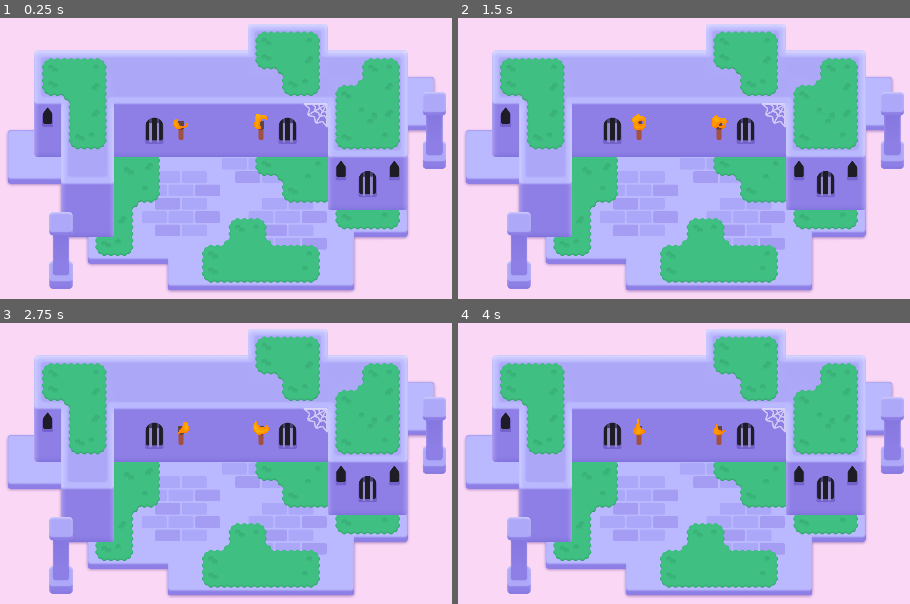
Above: before the commit, frames 1-4 (two rows, left to right).
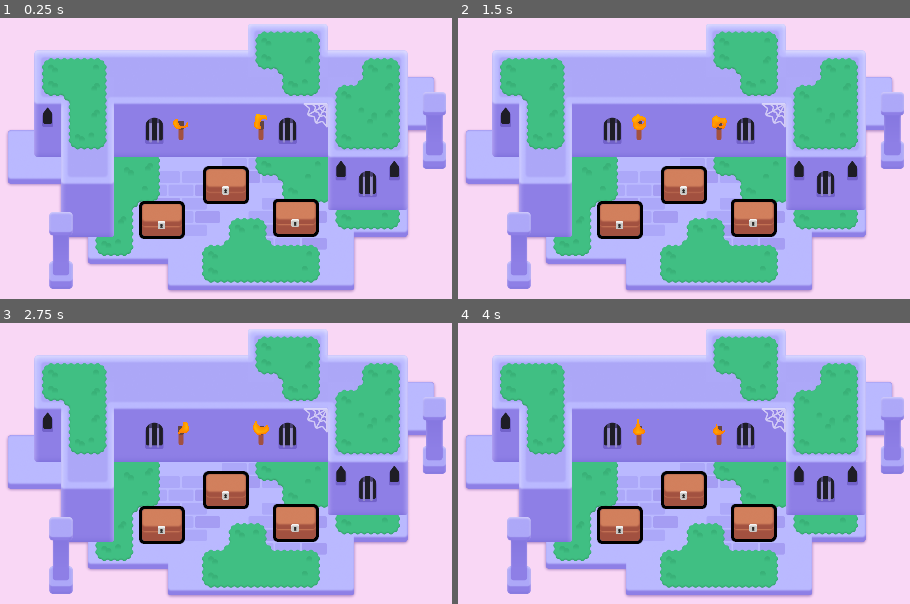
Above: after the commit, the same moments.

Repository: qzjo/2d-GameDev-Course
Game: Godot game, scene res://lessons/mini_dungeon.tscn
The game is run twice, just before and just after one commit, with the same random seed, the same clock (stepped at 60 frames per second) and the same inputs.
Inputs (mouse positions are in pixels of both pictures, inside the frame that each line leads up to):
- Up to frame 1 (0.25 s): no input
- Up to frame 2 (1.5 s): tap Enter at 0.5 s; move the mouse to (855, 152) at 0.52 s; press the mouse at (855, 152) at 0.53 s; hold D (move_right) 0.53-1.28 s; tap Space at 0.77 s; move the mouse to (516, 197) at 1.27 s; release the mouse at (516, 197) at 1.28 s; hold S (move_down) from 1.28 s (still down); right-click (516, 197) at 1.35 s; click (516, 197) at 1.42 s
- Up to frame 3 (2.75 s): tap Space at 1.52 s; move the mouse to (302, 382) at 2.02 s; release S (move_down) at 2.03 s; hold D (move_right) from 2.03 s (still down); tap Z at 2.1 s; click (302, 382) at 2.17 s
- Up to frame 4 (4 s): move the mouse to (638, 570) at 2.77 s; release D (move_right) at 2.78 s; hold W (move_up) 2.78-3.53 s; click (638, 570) at 2.85 s; tap Space at 3.02, 3.77 s; move the mouse to (outside the picture) at 3.52 s; hold A (move_left) from 3.53 s (still down); hold Right mouse button (right_click) from 3.53 s (still down); click (outside the picture) at 3.67 s

The runs differ from the first frame. In frame 1, 4.1% of the frame differs, in the area x 30-71%, y 52-79%; in frame 2, 4.1%; in frame 3, 4.1%; in frame 4, 4.1%.

Commit message:
L3-The-outline-thickens

Diff:
--- /dev/null
+++ b/M06.looting_workbook/lessons/chest/chest.gd
@@ -0,0 +1,23 @@
+extends Area2D
+
+
+@onready var canvas_group: = $CanvasGroup
+
+
+
+func _ready():
+	mouse_entered.connect(_on_mouse_entered)
+	mouse_exited.connect(_on_mouse_exited)
+
+func set_outline_thickness(new_thickness: float) -> void:
+	canvas_group.material.set_shader_parameter("line_thickness", new_thickness)
+
+func _on_mouse_entered():
+	var tween := create_tween()
+	tween.tween_method(set_outline_thickness, 3.0, 15.0, 0.08)
+	canvas_group.material.set_shader_parameter("line_thickness", 3.0)
+
+func _on_mouse_exited():
+	canvas_group.material.set_shader_parameter("line_thickness", 6.0)
+	var tween := create_tween()
+	tween.tween_method(set_outline_thickness, 15.0, 3.0, 0.08)
--- a/M06.looting_workbook/lessons/chest/chest.tscn
+++ b/M06.looting_workbook/lessons/chest/chest.tscn
@@ -1,27 +1,46 @@
-[gd_scene load_steps=5 format=3 uid="uid://dhv8u8vl7ovab"]
+[gd_scene load_steps=8 format=3 uid="uid://dhv8u8vl7ovab"]
 
+[ext_resource type="Script" path="res://lessons/chest/chest.gd" id="1_qefgu"]
 [ext_resource type="Texture2D" uid="uid://c3hwsm5ugp8qw" path="res://lessons/chest/bottom.png" id="1_qilwo"]
 [ext_resource type="Texture2D" uid="uid://bnem1cahhoxdk" path="res://lessons/chest/top.png" id="2_6a31e"]
+[ext_resource type="Shader" path="res://lessons/chest/group_outline.gdshader" id="2_shopm"]
 [ext_resource type="Texture2D" uid="uid://bu2jin246nel5" path="res://lessons/chest/lock.png" id="3_ofval"]
 
 [sub_resource type="RectangleShape2D" id="RectangleShape2D_xgdhm"]
 size = Vector2(96, 77)
 
+[sub_resource type="ShaderMaterial" id="ShaderMaterial_fk4jn"]
+resource_local_to_scene = true
+shader = ExtResource("2_shopm")
+shader_parameter/line_color = Color(0, 0, 0, 1)
+shader_parameter/line_thickness = 3.0
+shader_parameter/viewport_scale = Vector2(1, 1)
+
 [node name="Chest" type="Area2D"]
 position = Vector2(-10, -37)
+script = ExtResource("1_qefgu")
 
-[node name="Bottom" type="Sprite2D" parent="."]
+[node name="CollisionShape2D" type="CollisionShape2D" parent="."]
+visible = false
+position = Vector2(12, 38.5)
+shape = SubResource("RectangleShape2D_xgdhm")
+
+[node name="CanvasGroup" type="CanvasGroup" parent="."]
+material = SubResource("ShaderMaterial_fk4jn")
+
+[node name="Bottom" type="Sprite2D" parent="CanvasGroup"]
 position = Vector2(12, 43)
 texture = ExtResource("1_qilwo")
 
-[node name="Top" type="Sprite2D" parent="."]
+[node name="Top" type="Sprite2D" parent="CanvasGroup"]
 position = Vector2(12, 30)
 texture = ExtResource("2_6a31e")
 
-[node name="Lock" type="Sprite2D" parent="."]
+[node name="Lock" type="Sprite2D" parent="CanvasGroup"]
 position = Vector2(11, 51)
 texture = ExtResource("3_ofval")
 
-[node name="CollisionShape2D" type="CollisionShape2D" parent="."]
-position = Vector2(12, 38.5)
-shape = SubResource("RectangleShape2D_xgdhm")
+[node name="Camera2D" type="Camera2D" parent="."]
+
+[connection signal="mouse_entered" from="." to="." method="_on_mouse_entered"]
+[connection signal="mouse_exited" from="." to="." method="_on_mouse_exited"]
--- a/M06.looting_workbook/lessons/mini_dungeon.tscn
+++ b/M06.looting_workbook/lessons/mini_dungeon.tscn
@@ -6,6 +6,7 @@
 [ext_resource type="Texture2D" uid="uid://c1rgncfgjxefj" path="res://assets/dungeon/pillar.png" id="4_gq228"]
 [ext_resource type="Texture2D" uid="uid://l0y1k1obencd" path="res://assets/dungeon/spider_web.png" id="5_ywba7"]
 [ext_resource type="PackedScene" uid="uid://eundh35r605v" path="res://assets/torch/torch.tscn" id="6_fokey"]
+[ext_resource type="PackedScene" uid="uid://dhv8u8vl7ovab" path="res://lessons/chest/chest.tscn" id="7_xkss7"]
 
 [sub_resource type="TileSetAtlasSource" id="TileSetAtlasSource_6s4s5"]
 texture = ExtResource("1_sym7n")
@@ -321,3 +322,12 @@
 mouse_filter = 2
 color = Color(0.977546, 0.842183, 0.960847, 1)
 metadata/_edit_lock_ = true
+
+[node name="Chest" parent="." instance=ExtResource("7_xkss7")]
+position = Vector2(576, 221)
+
+[node name="Chest2" parent="." instance=ExtResource("7_xkss7")]
+position = Vector2(422.116, 304.207)
+
+[node name="Chest3" parent="." instance=ExtResource("7_xkss7")]
+position = Vector2(743.116, 299.207)
--- a/M06.looting_workbook/practices/L3.P1.hover_the_balloon/balloon_hover.gd
+++ b/M06.looting_workbook/practices/L3.P1.hover_the_balloon/balloon_hover.gd
@@ -6,6 +6,9 @@
 
 func _ready() -> void:
 	set_outline_thickness(5.0)
+	mouse_entered.connect(_on_mouse_entered)
+	mouse_exited.connect(_on_mouse_exited)
+	canvas_group.material.set_shader_parameter("line_thickness", 5.0)
 
 
 func set_outline_thickness(new_thickness: float) -> void:
@@ -14,8 +17,12 @@
 
 
 func _on_mouse_entered() -> void:
-	pass
+	var tween := create_tween()
+
+	canvas_group.material.set_shader_parameter("line_thickness", 10.0)
+
 
 
 func _on_mouse_exited() -> void:
-	pass
+	var tween := create_tween()
+	canvas_group.material.set_shader_parameter("line_thickness", 5.0)
--- a/M06.looting_workbook/practices/L3.P1.hover_the_balloon/balloon_hover.tscn
+++ b/M06.looting_workbook/practices/L3.P1.hover_the_balloon/balloon_hover.tscn
@@ -1,12 +1,19 @@
-[gd_scene load_steps=5 format=3]
+[gd_scene load_steps=7 format=3 uid="uid://opfdchtul17e"]
 
 [ext_resource type="Script" path="res://practices/L3.P1.hover_the_balloon/balloon_hover.gd" id="1_vlnte"]
-[ext_resource type="Texture2D" path="res://practices/L3.P1.hover_the_balloon/balloon_tail.png" id="2_vuggf"]
-[ext_resource type="Texture2D" path="res://practices/L3.P1.hover_the_balloon/balloon_top.png" id="3_ora8m"]
+[ext_resource type="Shader" path="res://practices/L3.P1.hover_the_balloon/group_outline.gdshader" id="2_n4k2r"]
+[ext_resource type="Texture2D" uid="uid://cf487car4l5gm" path="res://practices/L3.P1.hover_the_balloon/balloon_tail.png" id="2_vuggf"]
+[ext_resource type="Texture2D" uid="uid://b1adpk1vpdh7r" path="res://practices/L3.P1.hover_the_balloon/balloon_top.png" id="3_ora8m"]
 
 [sub_resource type="CapsuleShape2D" id="CapsuleShape2D_cs4t6"]
 radius = 47.0
 height = 166.0
+
+[sub_resource type="ShaderMaterial" id="ShaderMaterial_k5hwq"]
+shader = ExtResource("2_n4k2r")
+shader_parameter/line_color = Color(0, 0, 0, 1)
+shader_parameter/line_thickness = 4.0
+shader_parameter/viewport_scale = Vector2(1, 1)
 
 [node name="BalloonHover" type="Area2D"]
 position = Vector2(960, 540)
@@ -19,6 +26,7 @@
 shape = SubResource("CapsuleShape2D_cs4t6")
 
 [node name="CanvasGroup" type="CanvasGroup" parent="."]
+material = SubResource("ShaderMaterial_k5hwq")
 position = Vector2(0, 33)
 
 [node name="Tail" type="Sprite2D" parent="CanvasGroup"]
@@ -30,3 +38,6 @@
 position = Vector2(0, -79)
 texture = ExtResource("3_ora8m")
 offset = Vector2(0, 5)
+
+[connection signal="mouse_entered" from="." to="." method="_on_mouse_entered"]
+[connection signal="mouse_exited" from="." to="." method="_on_mouse_exited"]
--- a/M06.looting_workbook/practices/L3.P1.hover_the_balloon/hover_the_balloon.tscn
+++ b/M06.looting_workbook/practices/L3.P1.hover_the_balloon/hover_the_balloon.tscn
@@ -1,16 +1,11 @@
-[gd_scene load_steps=3 format=3]
+[gd_scene load_steps=2 format=3 uid="uid://xtjihcffgvmj"]
 
-[ext_resource type="PackedScene" path="res://practices/L3.P1.hover_the_balloon/balloon_hover.tscn" id="1_biewv"]
-[ext_resource type="Script" path="res://practices/L3.P1.hover_the_balloon/balloon_hover.gd" id="2_mo74b"]
+[ext_resource type="PackedScene" uid="uid://opfdchtul17e" path="res://practices/L3.P1.hover_the_balloon/balloon_hover.tscn" id="1_biewv"]
 
 [node name="HoverTheBalloon" type="Node2D"]
 metadata/_edit_horizontal_guides_ = []
 
-[node name="BalloonHover" type="Area2D" parent="." instance=ExtResource("1_biewv")]
-position = Vector2(960, 540)
-collision_layer = 2
-collision_mask = 0
-script = ExtResource("2_mo74b")
+[node name="BalloonHover" parent="." instance=ExtResource("1_biewv")]
 
 [node name="ExtraVisuals" type="Node" parent="."]
 
--- a/M06.looting_workbook/practices/L3.P2.sting_the_balloon/balloon_sting.gd
+++ b/M06.looting_workbook/practices/L3.P2.sting_the_balloon/balloon_sting.gd
@@ -2,8 +2,9 @@
 
 
 func _ready() -> void:
-	pass
+	mouse_entered.connect(_on_mouse_entered)
+
 
 
 func _on_mouse_entered() -> void:
-	pass
+	queue_free()
--- a/M06.looting_workbook/practices/L3.P2.sting_the_balloon/balloon_sting.tscn
+++ b/M06.looting_workbook/practices/L3.P2.sting_the_balloon/balloon_sting.tscn
@@ -1,9 +1,9 @@
-[gd_scene load_steps=6 format=3]
+[gd_scene load_steps=6 format=3 uid="uid://cni2hxehs4bkj"]
 
 [ext_resource type="Script" path="res://practices/L3.P2.sting_the_balloon/balloon_sting.gd" id="1_bhjam"]
-[ext_resource type="Material" path="res://practices/L3.P2.sting_the_balloon/material.tres" id="2_rlib3"]
-[ext_resource type="Texture2D" path="res://practices/L3.P2.sting_the_balloon/balloon_tail.png" id="3_ujshq"]
-[ext_resource type="Texture2D" path="res://practices/L3.P2.sting_the_balloon/balloon_top.png" id="4_4hph6"]
+[ext_resource type="Material" uid="uid://mu3l3tnidk6h" path="res://practices/L3.P2.sting_the_balloon/material.tres" id="2_rlib3"]
+[ext_resource type="Texture2D" uid="uid://bkhg7vixe1w41" path="res://practices/L3.P2.sting_the_balloon/balloon_tail.png" id="3_ujshq"]
+[ext_resource type="Texture2D" uid="uid://bn6jrawnf5ijj" path="res://practices/L3.P2.sting_the_balloon/balloon_top.png" id="4_4hph6"]
 
 [sub_resource type="CapsuleShape2D" id="CapsuleShape2D_lppgf"]
 radius = 47.0
--- a/M06.looting_workbook/practices/L3.P2.sting_the_balloon/sting_the_balloon.tscn
+++ b/M06.looting_workbook/practices/L3.P2.sting_the_balloon/sting_the_balloon.tscn
@@ -1,16 +1,11 @@
-[gd_scene load_steps=3 format=3]
+[gd_scene load_steps=2 format=3 uid="uid://cu34bf30suhm8"]
 
-[ext_resource type="PackedScene" path="res://practices/L3.P2.sting_the_balloon/balloon_sting.tscn" id="1_cq1j7"]
-[ext_resource type="Script" path="res://practices/L3.P2.sting_the_balloon/balloon_sting.gd" id="2_hngyr"]
+[ext_resource type="PackedScene" uid="uid://cni2hxehs4bkj" path="res://practices/L3.P2.sting_the_balloon/balloon_sting.tscn" id="1_cq1j7"]
 
 [node name="StingTheBalloon" type="Node2D"]
 metadata/_edit_horizontal_guides_ = []
 
-[node name="BalloonSting" type="Area2D" parent="." instance=ExtResource("1_cq1j7")]
-position = Vector2(960, 540)
-collision_layer = 2
-collision_mask = 0
-script = ExtResource("2_hngyr")
+[node name="BalloonSting" parent="." instance=ExtResource("1_cq1j7")]
 
 [node name="ExtraVisuals" type="Node" parent="."]
 
--- a/M06.looting_workbook/project.godot
+++ b/M06.looting_workbook/project.godot
@@ -16,6 +16,11 @@
 config/features=PackedStringArray("4.2", "Forward Plus")
 config/icon="res://icon_looting.png"
 
+[autoload]
+
+UITestPanel="*res://addons/gdquest_practice_framework/tester/ui_test_panel.tscn"
+Metadata="*res://addons/gdquest_practice_framework/practice_solutions/metadata.gd"
+
 [display]
 
 window/size/viewport_width=1920
@@ -24,6 +29,10 @@
 window/size/window_width_override=1152
 window/size/window_height_override=648
 window/stretch/mode="canvas_items"
+
+[editor_plugins]
+
+enabled=PackedStringArray("res://addons/gdquest_practice_framework/plugin.cfg")
 
 [input]
 
Not shown: 1 places in M06.looting_workbook/lessons/mini_dungeon.tscn that only renumber resources
Not shown, changed: .DS_Store
